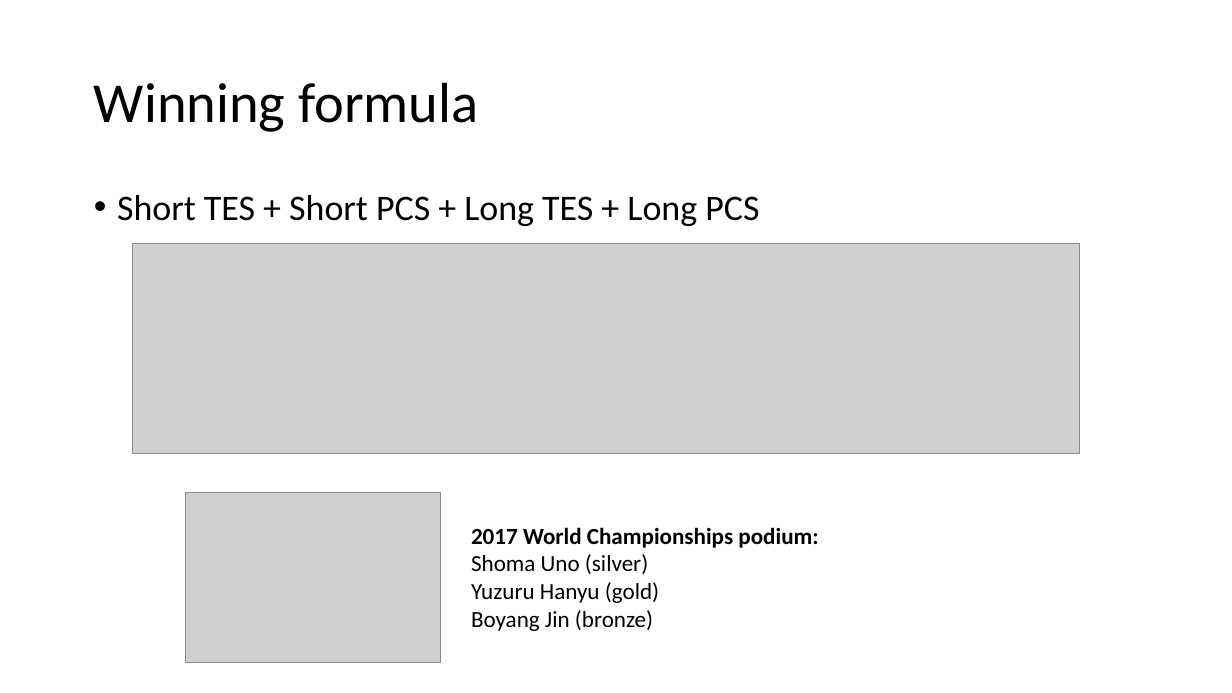
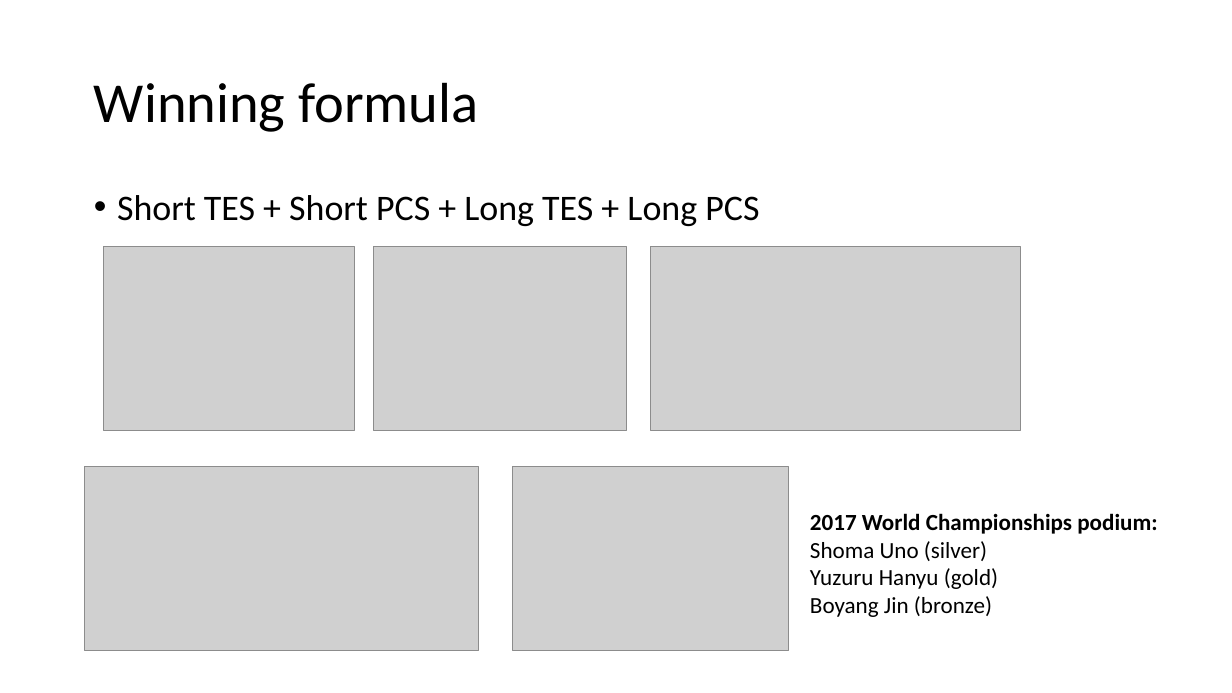
Before and after one commit to ninaanatchkova/figure_skating, a slide deck: slide 16 of presentation/Figure Skating at the 2018 Olympics.pptx. Drawn at 1232x693 pixels with LibreOffice and Linux fonts; fonts in the diff are those of the drawing; grey boxes stand for pictures. Boxes give left, top, right and bottom in pixels: in the first picture for what was removed or moved away, otherwise in the second. Text is boxed around its words. In the diff, an @@ line names an element or a change of style, - is before the commit and + after.

```diff
--- a/presentation/Figure Skating at the 2018 Olympics.pptx
+++ b/presentation/Figure Skating at the 2018 Olympics.pptx
@@ picture added at (104,247,355,431) @@
@@ picture removed at (133,243,1080,454) @@
@@ picture added at (373,247,627,431) @@
@@ picture added at (651,247,1020,431) @@
@@ picture added at (85,467,479,651) @@
@@ picture: place and size @@
-picture at (186,493,441,663)
+picture at (513,467,788,651)
@@ text "2017 World Championships podium:": place and size @@
-text "2017 World Championships podium:" at (471,527,818,631)
+text "2017 World Championships podium:" at (810,513,1157,617)
```
Also in this commit, not shown: 5 other files.
